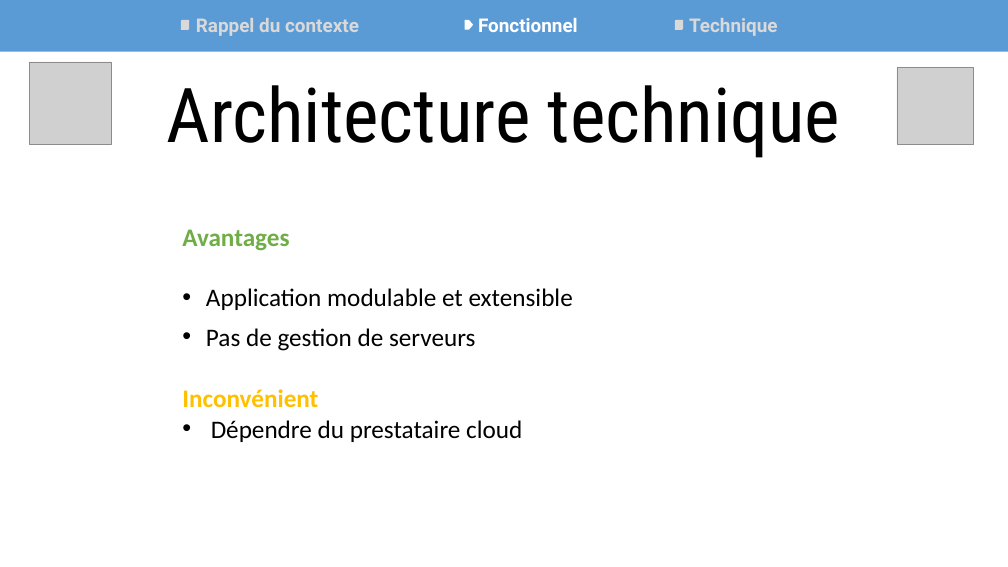
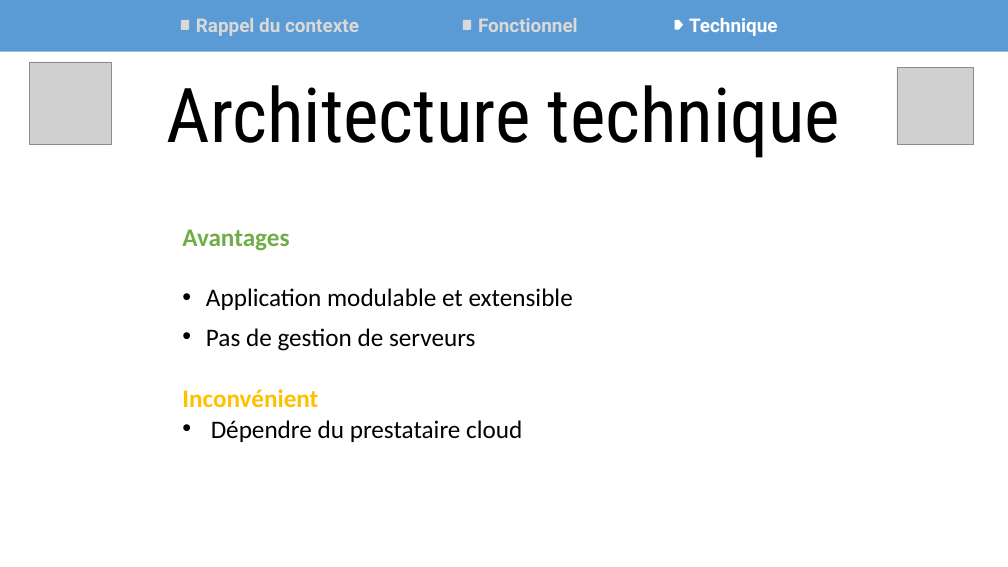
Before and after one commit to Synkied/OC_Projet-9, a slide deck: slide 5 of Projet9_OCPizza_Presentation.pptx. Drawn at 1008x567 pixels with LibreOffice and Linux fonts; fonts in the diff are those of the drawing; grey boxes stand for pictures. Boxes give left, top, right and bottom in pixels: in the first picture for what was removed or moved away, otherwise in the second. Text is boxed around its words. In the diff, an @@ line names an element or a change of style, - is before the commit and + after.

```diff
--- a/Projet9_OCPizza_Presentation.pptx
+++ b/Projet9_OCPizza_Presentation.pptx
@@ round diag rect: place and size @@
-round diag rect at (675, 20, 684, 29)
+round diag rect at (463, 20, 471, 29)
@@ text "Fonctionnel" at (478, 18, 578, 32): text colour #FFFFFF to #D9D9D9 @@
@@ pentagon arrow: place and size @@
-pentagon arrow at (465, 20, 473, 29)
+pentagon arrow at (675, 20, 683, 29)
@@ text "Technique" at (689, 18, 778, 36): text colour #D9D9D9 to #FFFFFF @@
```
Also in this commit, not shown: 3 other slides changed.
